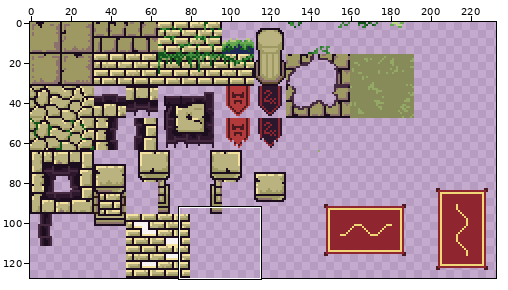
A pixel-art file gets an edit: Assets/Sprites/arena-tileset.ase. The picture above shows the old version from afar; the outline marks the close-up.
Close-up. Before the commit:
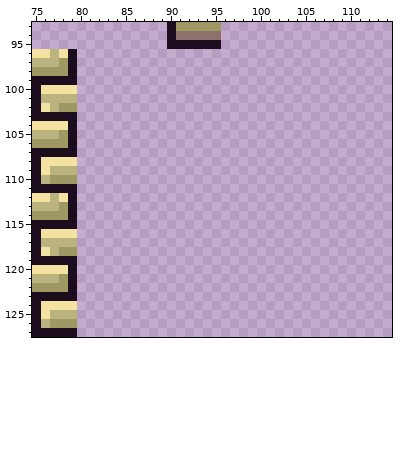
256x128 pixels, 1 frame. Shown: x 75..114, y 93..127. The wide view leaves out empty margins. The commit also changed other parts of the picture, which this record leaves out.
The result:
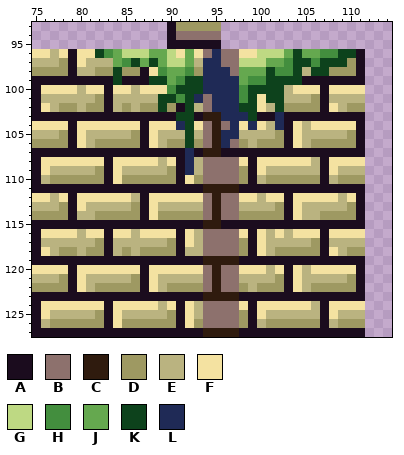
Palette (. is transparent): A #1b0c1e  B #8d716d  C #2f1b0e  D #9e9962  E #bab380  F #f4e2a1  G #bed983  H #438e3e  J #65a84f  K #0d421c  L #1f2a56
From old to new:
Changed rows in their new state; - is an unchanged pixel.
Layers "Layer 2", "Layer 3", "Layer 1":
first column x 80:
 96 FFKHJGGGJJGFJFBLBBFFGGGJKJJHHKKA
 97 FEEEJHKJKJGGJELLBBGGGJJHKKHKKKDA
 98 EEDDKDDAFHJJHDLLLBJJJKHHKEKKDDDA
 99 AAAAKAAAKKJHKKLLLLJHHKKKKAAAAAAA
100 EFFAFFEFFFHKKKLLLLHKKKKEFFFAFFFF
101 EEDAEEEEEKKHKLBLLLHKFKKEEEDAEEEE
102 EDDAEDEDDKDAKEBLLLKKFEKDDDDAFEDD
103 AAAAAAAAAAAKKACCLLLKAALAAAAAAAAA
104 FFFFFFFAFFFLKFBCBLFLFELAFEFFFFFA
105 FEEEEEDAFEEEKEBCLLEEEEDAFEEEEEDA
106 FEDDDDDAFEDDKDBCLBDEDDDAFEDDDDDA
107 AAAAAAAAAAAALACCAAAAAAAAAAAAAAAA
108 FFFAFFFFFEFALEBBBBFAFFFFFFEAFFFF
109 EEDAFEEEEEDALEBBBBDAFEEEEEEAFEEE
110 DDDAFDDDDDDAFDBBBBDAEDDDDDDAEDDD
111 AAAAAAAAAAAAAACCCCAAAAAAAAAAAAAA
112 FFFFFFEAFFFFFFBCBBFFEFFAFFFFFEFA
113 FEEEEEDAFEEEEEBCBBEEEEDAFEEEEEDA
114 EEDDDDDAFDDDDDBCBBDDDDDAFEEDDDDA
115 AAAAAAAAAAAAAACCAAAAAAAAAAAAAAAA
116 EFFAFFEFFFFAFEBBBBFAFEFEFFFAFFFF
117 EEDAEEEEEEDAFEBBBBDAFEEEEEDAEEEE
118 EDDAEDEDDDDAEEBBBBDAFEDDDDDAFEDD
119 AAAAAAAAAAAAAACCCCAAAAAAAAAAAAAA
120 FFFFFFFAFFFFFFBCBBFFFEFAFEFFFFFA
121 FEEEEEDAFEEEEEBCBBEEEEDAFEEEEEDA
122 FEDDDDDAFEDDDDBCBBDEDDDAFEDDDDDA
123 AAAAAAAAAAAAAACCCCAAAAAAAAAAAAAA
124 FFFAFFFFFEFAFEBBBBFAFFFFFFEAFFFF
125 EEDAFEEEEEDAFEBBBBDAFEEEEEEAFEEE
126 DDDAFDDDDDDAFDBBBBDAEDDDDDDAEDDD
127 AAAAAAAAAAAAAACCCCAAAAAAAAAAAAAA
Pixel boxes of the changes (left, top, right, bottom) in both close-ups:
added: (77, 49, 365, 337)
